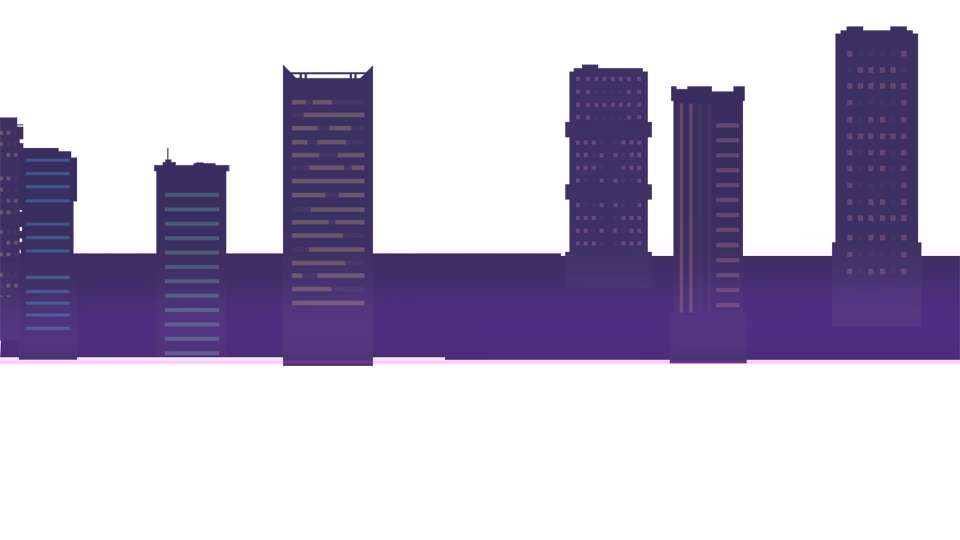
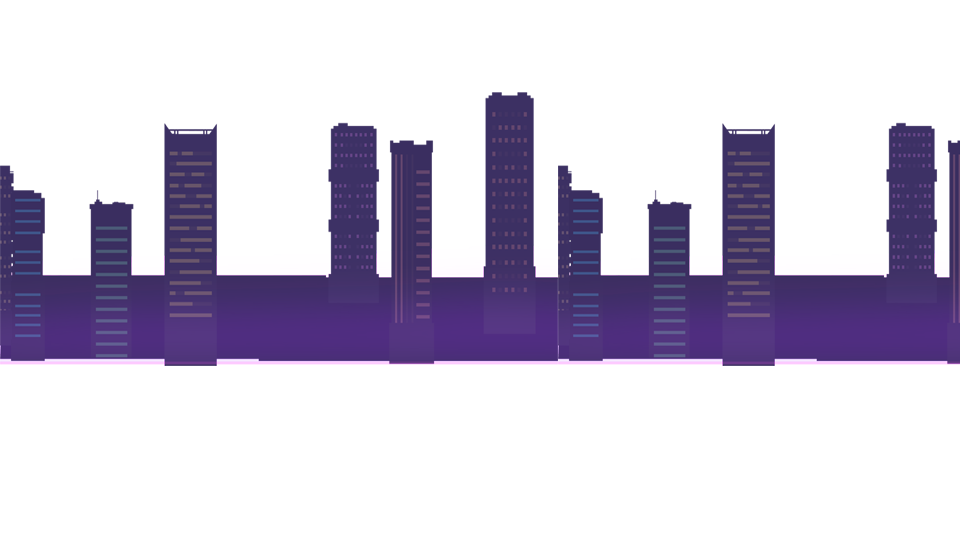
Layers edited between the first and the second (960, 540) image:
painted on "图层 1" over (0, 92, 960, 366)
removed layer "已插入图像" over (0, 26, 960, 366)
